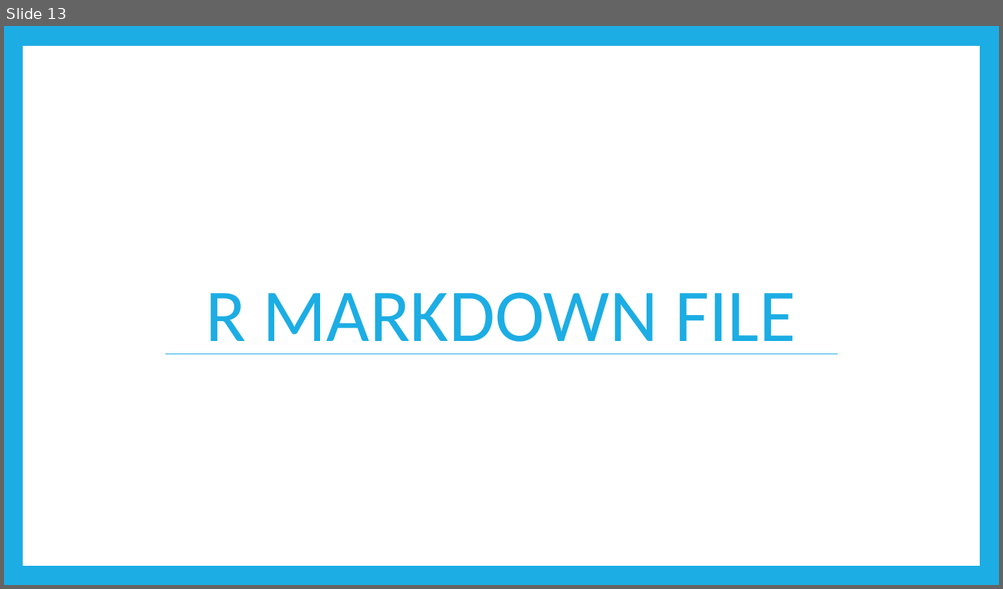
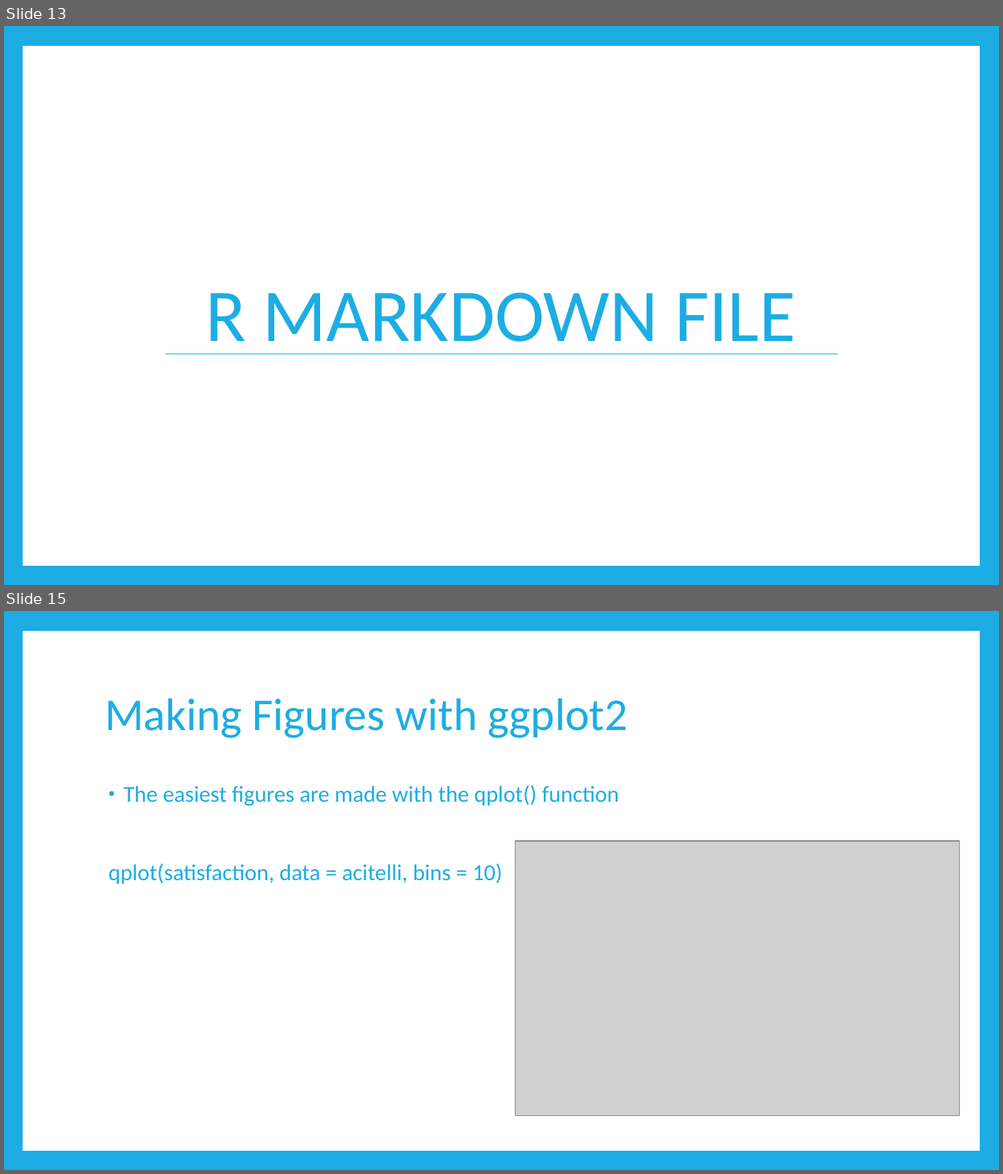
Before and after one commit to RandiLGarcia/smith-r-workshop, a slide deck: docs/Day 1 Slides.pptx. Shown one above the other, each under a label of ours: slide 13 before the commit, slides 13 and 15 after it; the slides between them are not shown. The pictures are 1003x589 and 1003x1174 pixels, drawn with LibreOffice and Linux fonts; fonts in the diff are those of the drawing; grey boxes stand for pictures. Boxes give left, top, right and bottom in pixels: in the first picture for what was removed or moved away, otherwise in the second. Text is boxed around its words. In the diff, an @@ line names an element or a change of style, - is before the commit and + after.

Commit message:
ggplot rmd and slides

```diff
--- a/docs/Day 1 Slides.pptx
+++ b/docs/Day 1 Slides.pptx
@@ slide 15 added at <box>4,611,999,1170</box>, background #1CADE4; not listed: 1 template element that a slide beside it also shows @@
@@ title added at <box>105,698,627,738</box>, 44 pt, text #1CADE4 @@
+Making Figures with ggplot2
@@ text added at <box>108,785,619,884</box>, 22 pt, text #1CADE4 @@
+• The easiest figures are made with the qplot() function
+qplot(satisfaction, data = acitelli, bins = 10)
@@ picture added at <box>515,842,959,1116</box> @@
```
Also in this commit, not shown: 2 slides changed, 11 other slides added, 7 other files.
